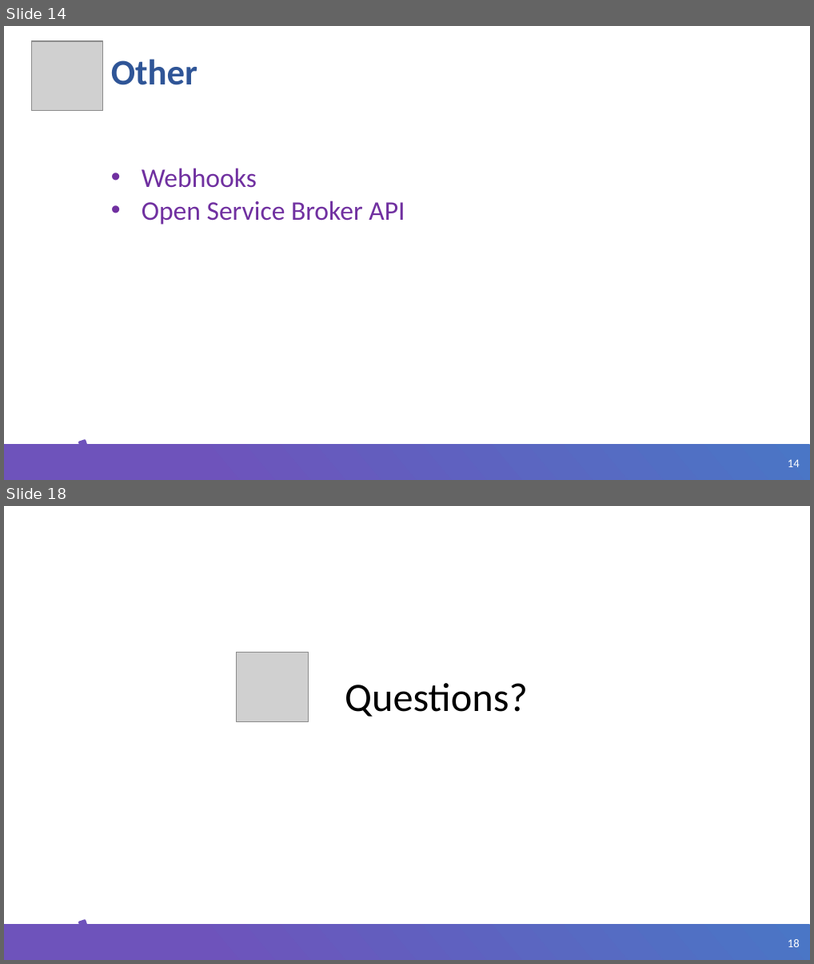
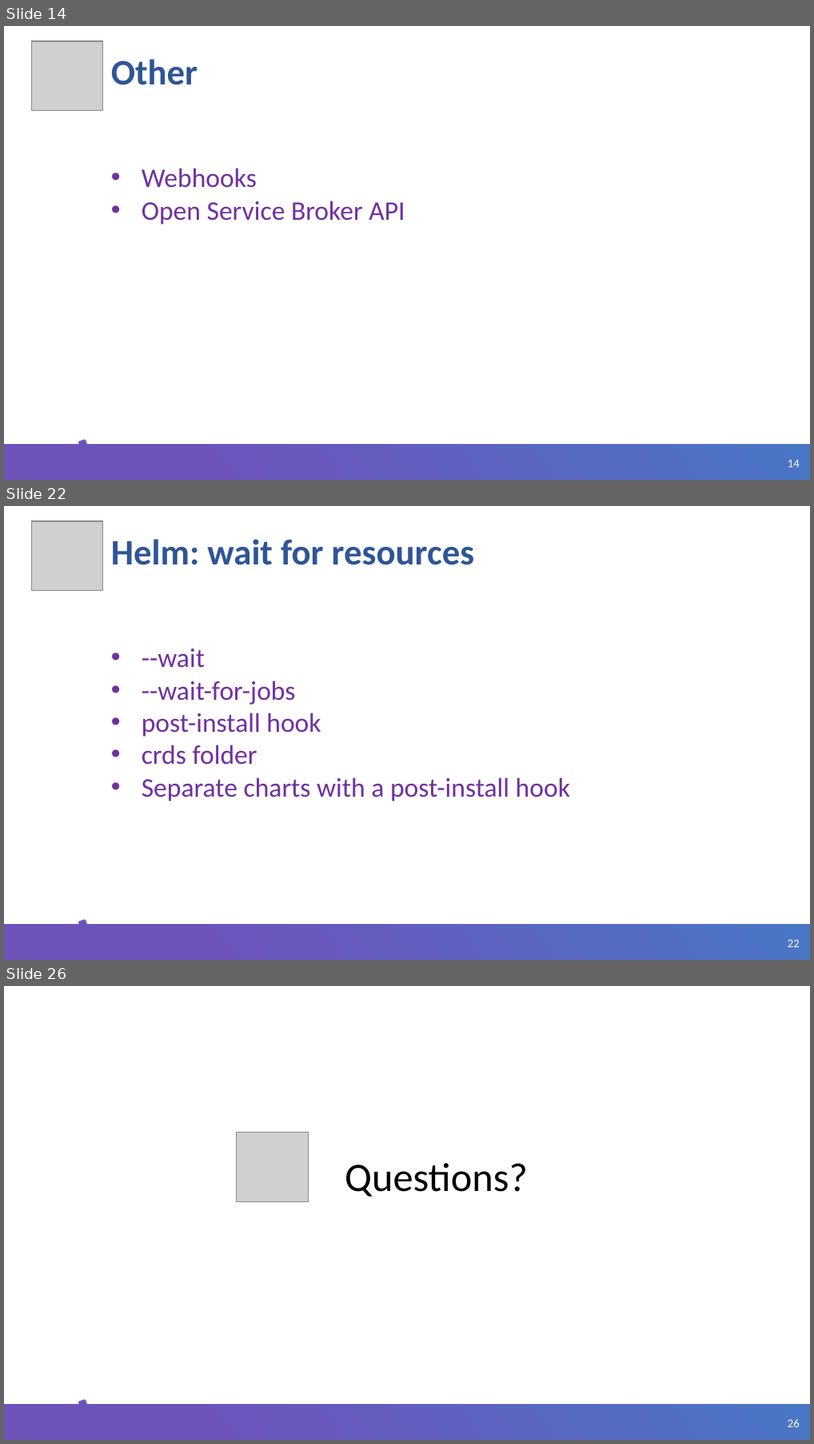
Before and after one commit to ybaryshnikova/extensions-meetup, a slide deck: Kubernetes CRD Helm.pptx. Shown one above the other, each under a label of ours: slides 14 and 18 before the commit, slides 14, 22 and 26 after it; the slides between them are not shown. The pictures are 814x964 and 814x1444 pixels, drawn with LibreOffice and Linux fonts; fonts in the diff are those of the drawing; grey boxes stand for pictures; background and template pictures are left out. Boxes give left, top, right and bottom in pixels: in the first picture for what was removed or moved away, otherwise in the second. Text is boxed around its words. In the diff, an @@ line names an element or a change of style, - is before the commit and + after.

Commit message:
restructure CRD helm examples

```diff
--- a/Kubernetes CRD Helm.pptx
+++ b/Kubernetes CRD Helm.pptx
@@ slide 22 added at (4, 506, 810, 960), background #FFFFFF; not listed: 3 template elements that a slide beside it also shows @@
@@ picture added at (31, 521, 103, 591) @@
@@ title added at (111, 539, 474, 565), 32 pt, text #2F5597, bold @@
+Helm: wait for resources
@@ text added at (142, 648, 570, 801), 24 pt, text #7030A0 @@
+• --wait
+• --wait-for-jobs
+• post-install hook
+• crds folder
+• Separate charts with a post-install hook
@@ what was slide 18 is now slide 26 @@
@@ page number at (788, 1419, 800, 1427): text changed @@
-18
+26
```
Also in this commit, not shown: 2 slides changed, 8 other slides added, 1 slide removed, 21 other files.
